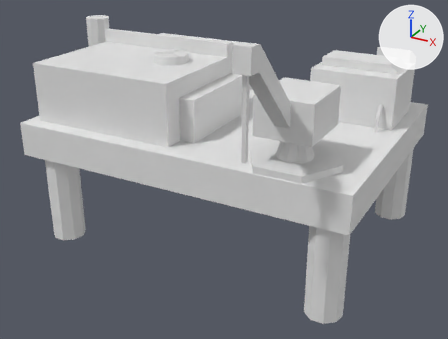
What one commit did to the Blender file blender/items/structures/BotHarbour.blend.
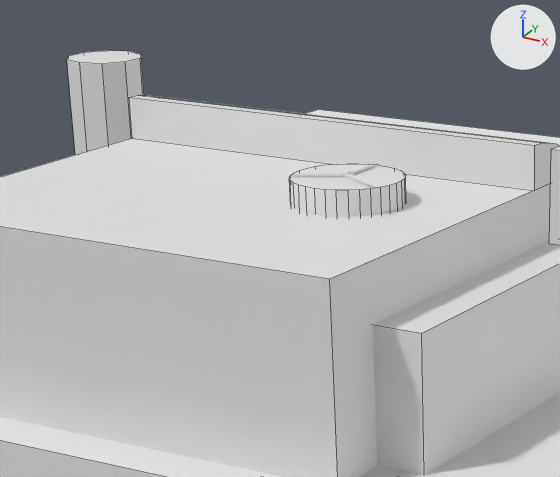
There are two pictures of each version: one whole from a 50 mm camera at (8.44, -15.88, 7.32) aimed at (0.25, -1.0, -0.12), one close up on the part from 15% to 53% of the width and 0% to 43% of the height. The axes (+X, +Y, +Z) are drawn at upper right. The lights are the same throughout. The close-ups show mesh edges as thin lines.
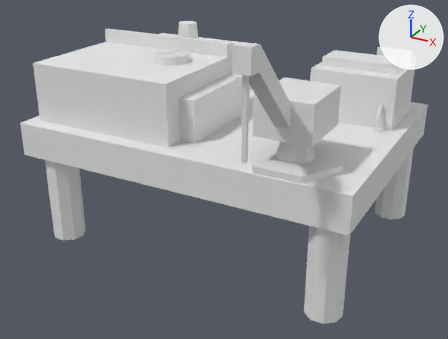
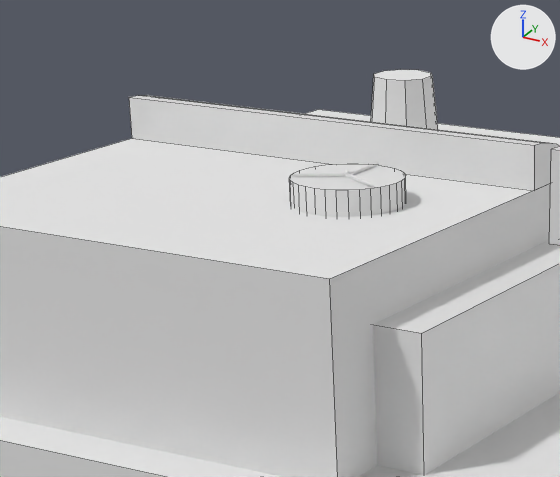
The change, as a diff of the scene's bpy script:
```diff
--- a/blender/items/structures/BotHarbour.blend.py
+++ b/blender/items/structures/BotHarbour.blend.py
@@ mat_block1_cylinder_mat @@
+mat_block1_cylinder_mat = diffuse_material('Block1 Cylinder MAt')
+mat_block1_cylinder_mat.base_color = (0.8, 0.8, 0.8)  # white #e7e7e7
@@ me_cylinder_1 @@
+me_cylinder_1.from_pydata(...)  # a 10-sided cut cone along z (radius 0.4 at the low end, 0.306 at the high end) spanning x -0.38..0.38, y -0.4..0.4, z -0.5..0.5
+me_cylinder_1.materials.append(mat_block1_cylinder_mat)  # white #e7e7e7
@@ ob_cylinder_001 @@
-ob_cylinder_001 = bpy.data.objects.new('Cylinder.001', me_cylinder)
-ob_cylinder_001.location = (-6.096, 1.344, 2.962)
@@ ob_block1_cylinder @@
+ob_block1_cylinder = bpy.data.objects.new('Block1 Cylinder', me_cylinder_1)
+ob_block1_cylinder.location = (-2.781, 1.999, 2.962)
```

Pixel boxes (x1, y1, x2, y2) of what changed, in the close-ups (560 x 477 px):
'Cylinder.001', deleted
    before: (67, 51, 144, 155)
'Block1 Cylinder', added
    after: (371, 69, 438, 129)
